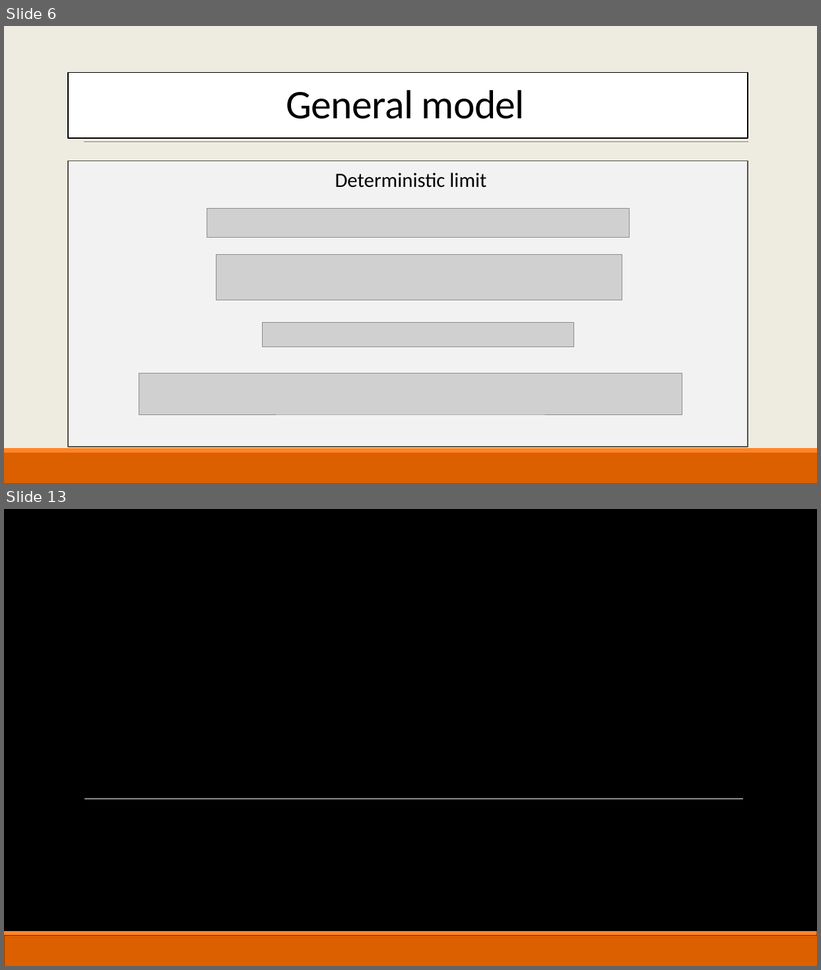
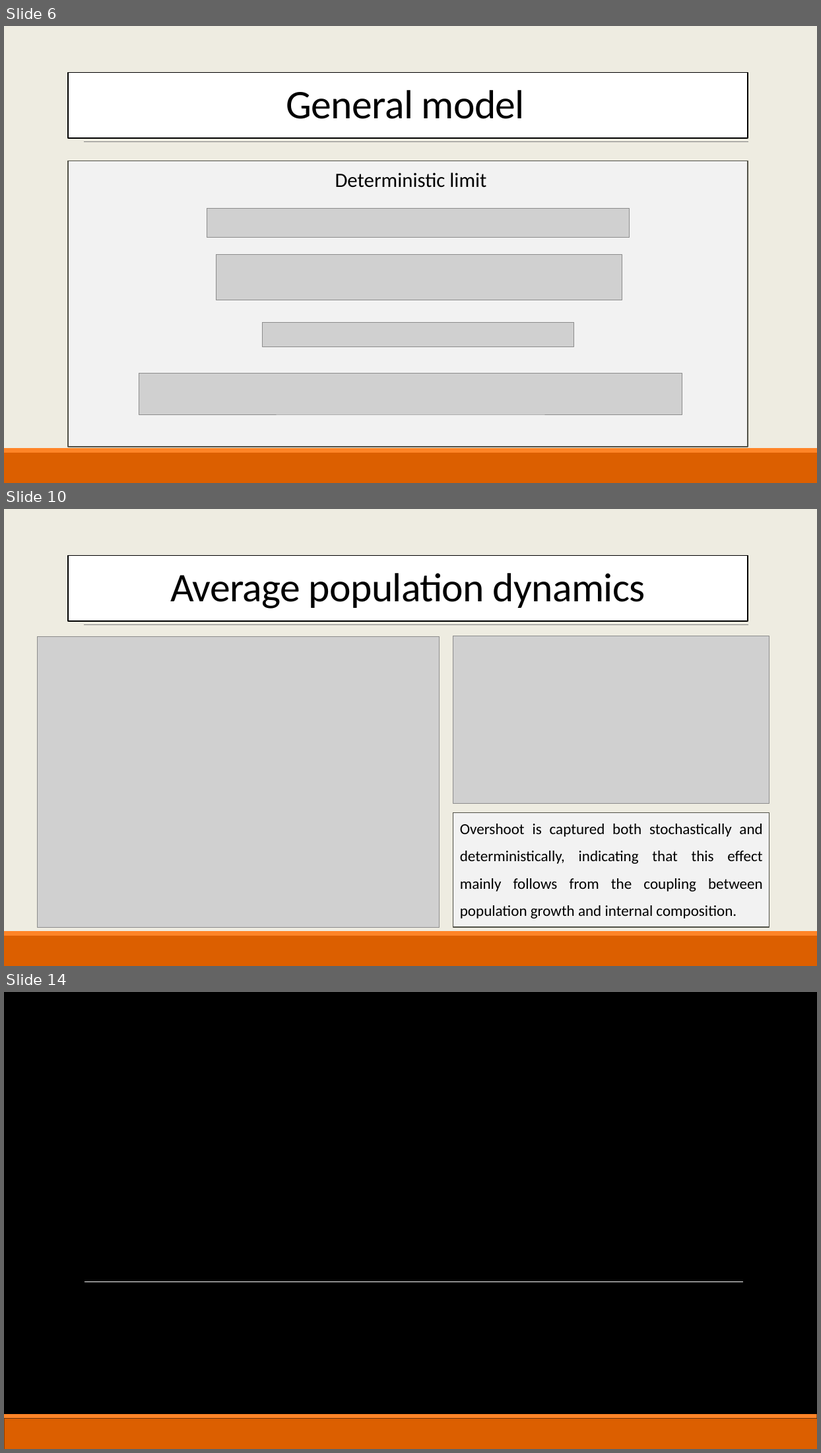
Before and after one commit to AlexBV799/EvolutionaryGameTheoryInGrowingPopulations_FinalProject, a slide deck: Evolutionary game theory.pptx. Shown one above the other, each under a label of ours: slides 6 and 13 before the commit, slides 6, 10 and 14 after it; the slides between them are not shown. The pictures are 821x970 and 821x1453 pixels, drawn with LibreOffice and Linux fonts; fonts in the diff are those of the drawing; grey boxes stand for pictures; background and template pictures are left out. Boxes give left, top, right and bottom in pixels: in the first picture for what was removed or moved away, otherwise in the second. Text is boxed around its words. In the diff, an @@ line names an element or a change of style, - is before the commit and + after.

```diff
--- a/Evolutionary game theory.pptx
+++ b/Evolutionary game theory.pptx
@@ slide 10 added at (4,509,817,966), background picture (left out); not listed: 3 template elements that a slide beside it also shows @@
@@ rectangle added at (68,555,748,621), fill #FFFFFF, outline #000000 1.25 pt @@
@@ title added at (170,573,646,609), 48 pt, text #000000 @@
+Average population dynamics
@@ picture added at (37,636,440,927) @@
@@ picture added at (453,636,770,803) @@
@@ rectangle added at (453,813,770,927), fill #F2F2F2, outline #505046 1.25 pt @@
@@ text added at (460,824,763,919), 18 pt, text #000000 @@
+Overshoot is captured both stochastically and deterministically, indicating that this effect mainly follows from the coupling between population growth and internal composition.
@@ what was slide 13 is now slide 14 @@
```
Also in this commit, not shown: 6 slides changed, 1 other slide added, 1 slide removed, 2 other files.
